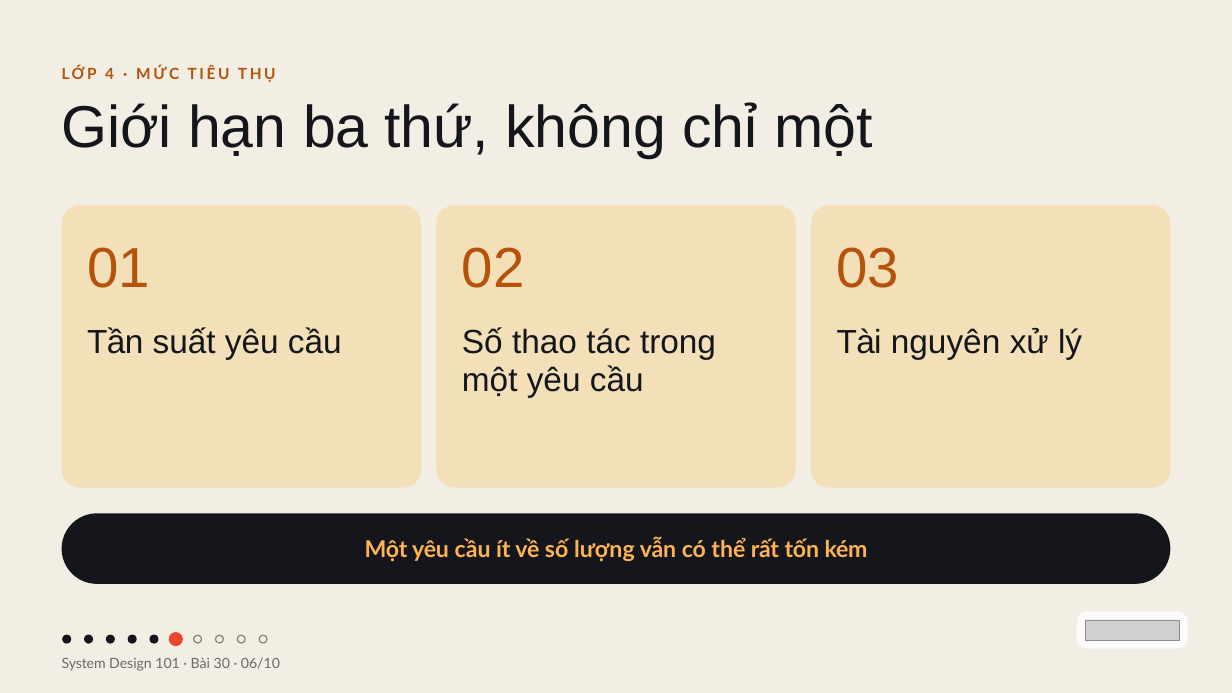
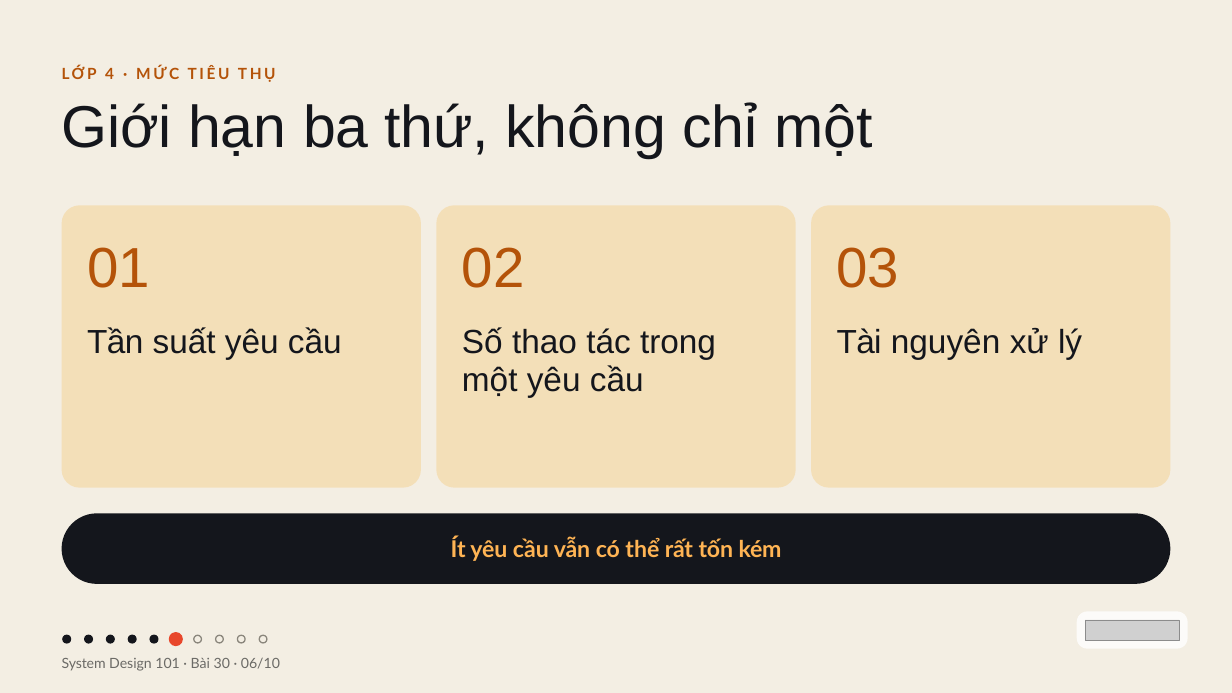
Before and after one commit to vohoailinh90/tool-marketing-studio, a slide deck: slide 6 of system-design-101/vi/lessons/sd-01-030/slides/sd-01-030.pptx. Drawn at 1232x693 pixels with LibreOffice and Linux fonts; fonts in the diff are those of the drawing; grey boxes stand for pictures. Boxes give left, top, right and bottom in pixels: in the first picture for what was removed or moved away, otherwise in the second. Text is boxed around its words. In the diff, an @@ line names an element or a change of style, - is before the commit and + after.

```diff
--- a/system-design-101/vi/lessons/sd-01-030/slides/sd-01-030.pptx
+++ b/system-design-101/vi/lessons/sd-01-030/slides/sd-01-030.pptx
@@ text in rounded rectangle at box(451, 537, 782, 561): text changed @@
-Một yêu cầu ít về số lượng vẫn có thể rất tốn kém
+Ít yêu cầu vẫn có thể rất tốn kém
```
Also in this commit, not shown: 6 other slides changed.
